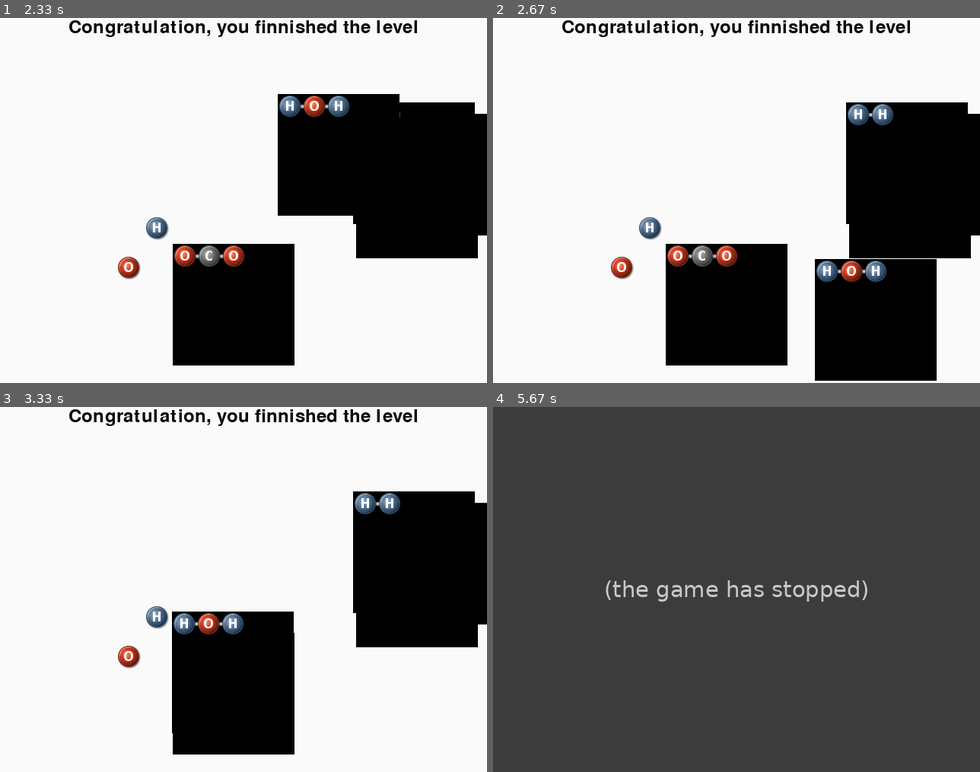
Above: before the commit, frames 1-4 (two rows, left to right).
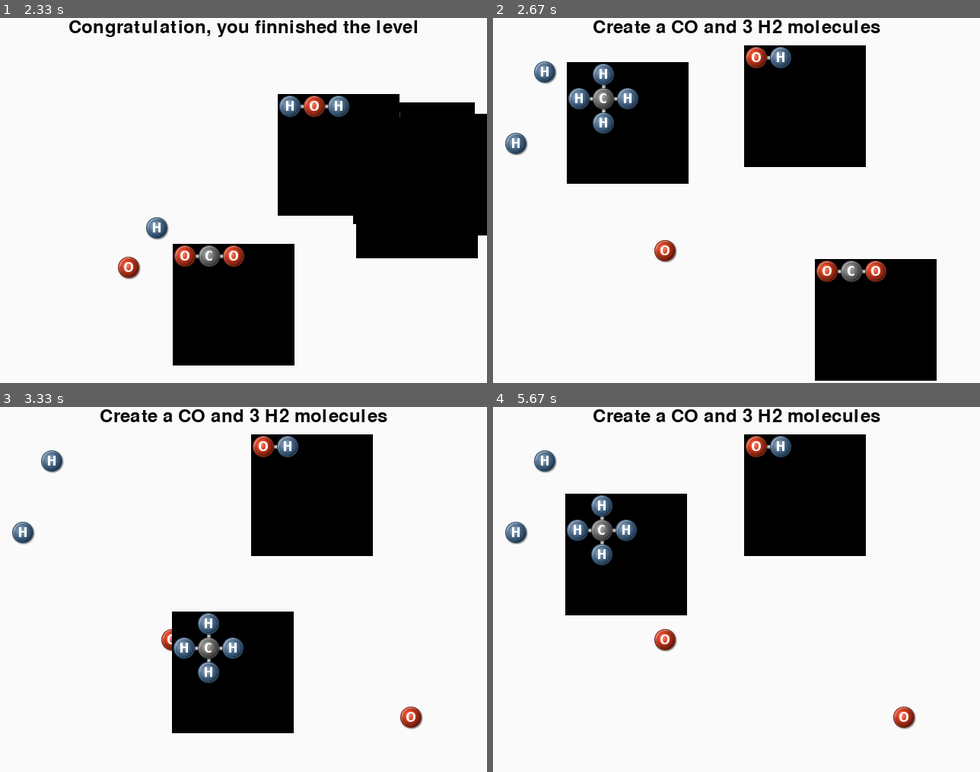
Above: after the commit, the same moments.

Repository: Norberg/molecule
Game: pygame game, started from molecule.py
Two runs of this game, one before a commit and one after it. Both use one fixed random seed, a clock stepped at 60 frames per second and the inputs below. The source is Python 2; it was converted automatically to run under Python 3.
Inputs (mouse positions are in pixels of both pictures, inside the frame that each line leads up to):
- Up to frame 1 (2.33 s): press the mouse at (428, 91) at 0.37 s; move the mouse to (301, 87) at 0.47 s; release the mouse at (170, 87) at 0.6 s; press the mouse at (428, 91) at 0.7 s; move the mouse to (360, 98) at 0.8 s; release the mouse at (287, 105) at 0.93 s; press the mouse at (428, 91) at 1.03 s; move the mouse to (243, 87) at 1.13 s; release the mouse at (58, 83) at 1.27 s; press the mouse at (306, 149) at 1.37 s; move the mouse to (180, 134) at 1.47 s; release the mouse at (58, 120) at 1.6 s; press the mouse at (29, 83) at 1.7 s; move the mouse to (185, 87) at 1.8 s; release the mouse at (340, 94) at 1.93 s
- Up to frame 2 (2.67 s): press the mouse at (833, 288) at 2.53 s; move the mouse to (877, 258) at 2.63 s
- Up to frame 3 (3.33 s): release the mouse at (428, 618) at 2.77 s; press the mouse at (409, 717) at 2.87 s; move the mouse to (238, 633) at 2.97 s; release the mouse at (63, 553) at 3.1 s; press the mouse at (136, 512) at 3.2 s; move the mouse to (233, 611) at 3.3 s
- Up to frame 4 (5.67 s): release the mouse at (824, 709) at 3.43 s; press the mouse at (522, 472) at 3.53 s; move the mouse to (687, 545) at 3.63 s; release the mouse at (858, 615) at 3.77 s; press the mouse at (629, 512) at 3.87 s; move the mouse to (600, 538) at 3.97 s; release the mouse at (575, 563) at 4.1 s; press the mouse at (629, 512) at 4.2 s; move the mouse to (760, 545) at 4.3 s; release the mouse at (892, 582) at 4.43 s; press the mouse at (522, 472) at 4.53 s; move the mouse to (673, 585) at 4.63 s; release the mouse at (824, 699) at 4.77 s; press the mouse at (522, 472) at 4.87 s; move the mouse to (712, 465) at 4.97 s; release the mouse at (902, 458) at 5.1 s; press the mouse at (522, 472) at 5.2 s; move the mouse to (697, 563) at 5.3 s; release the mouse at (877, 651) at 5.43 s; press the mouse at (522, 472) at 5.53 s; move the mouse to (624, 494) at 5.63 s

Frame 1 is identical in both runs. In frame 2, 38% of the frame differs, in the area x 2-100%, y 0-96%; in frame 3, 24%; in frame 4, 100%, in the area x 0-100%, y 0-100%.
Error before the commit: NameError: name 'match_molecule' is not defined (levels.py line 43); the game stopped at 5.4 s (later frames are placeholders)

Commit message:
Level2 and shorter delays between levels

Diff:
--- a/levels.py
+++ b/levels.py
@@ -13,7 +13,7 @@
 		for element in elements:
 			if to_create.has_key(element.symbol):
 				to_create[element.symbol] -= 1
-		for element, amount in to_create:
+		for element, amount in to_create.iteritems():
 			if amount > 0:
 				return
 		return "victory"
@@ -40,4 +40,4 @@
 		to_create = dict()
 		to_create["CO"] = 1
 		to_create["H2"] =  3
-		return match_molecule()
+		return self.match_molecule(self.elements, to_create)
--- a/molecule.py
+++ b/molecule.py
@@ -37,7 +37,7 @@
 			result = self.run_level(level)
 			if result == "victory":
 				self.write_on_background("Congratulation, you finnished the level")
-				self.wait(5)
+				self.wait(2)
 				continue
 			elif result == QUIT:
 				return
